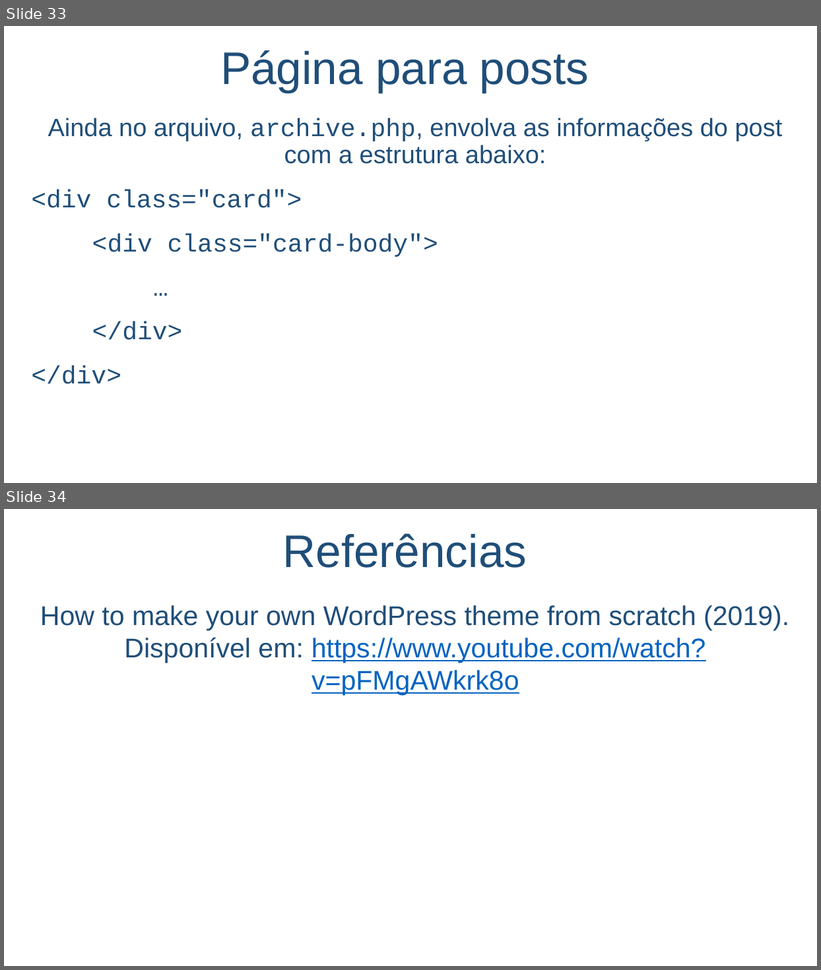
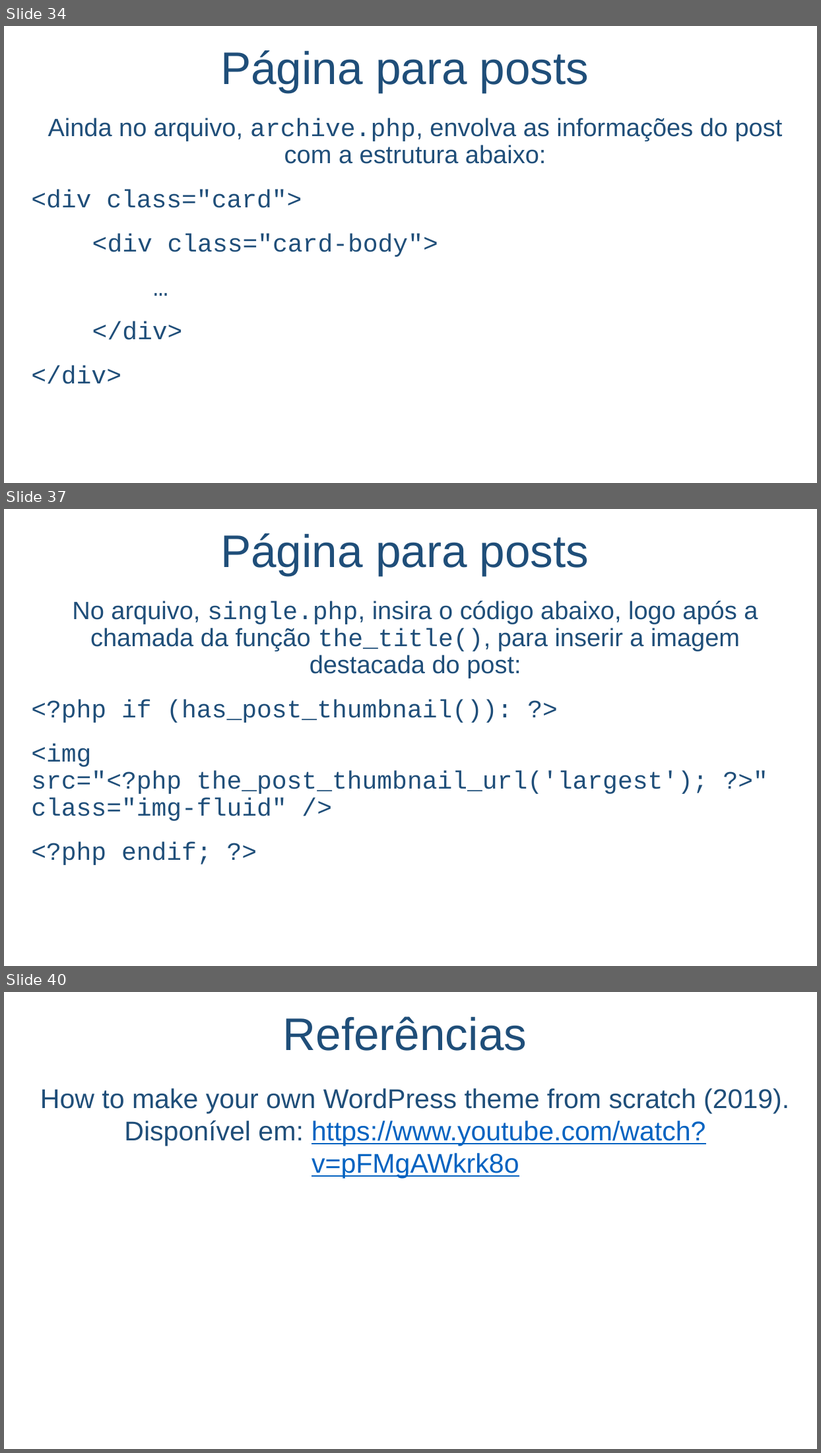
Before and after one commit to salmo-jr/public-slides, a slide deck: wordpress-como-criar-um-novo-tema.pptx. Shown one above the other, each under a label of ours: slides 33 and 34 before the commit, slides 34, 37 and 40 after it; the slides between them are not shown. The pictures are 821x970 and 821x1453 pixels, drawn with LibreOffice and Linux fonts; fonts in the diff are those of the drawing; background and template pictures are left out. Boxes give left, top, right and bottom in pixels: in the first picture for what was removed or moved away, otherwise in the second. Text is boxed around its words. In the diff, an @@ line names an element or a change of style, - is before the commit and + after.

```diff
--- a/wordpress-como-criar-um-novo-tema.pptx
+++ b/wordpress-como-criar-um-novo-tema.pptx
@@ slide 37 added at box(4, 509, 817, 966), background picture (left out) @@
@@ title added at box(220, 533, 589, 576), 54 pt, text #1F4E79 @@
+Página para posts
@@ text added at box(31, 601, 758, 865), 29.6 pt, text #1F4E79 @@
+No arquivo, single.php, insira o código abaixo, logo após a chamada da função the_title(), para inserir a imagem destacada do post:
+<?php if (has_post_thumbnail()): ?>
+<img
+src="<?php the_post_thumbnail_url('largest'); ?>"
+class="img-fluid" />
+<?php endif; ?>
@@ what was slide 33 is now slide 34 @@
@@ what was slide 34 is now slide 40 @@
```
Also in this commit, not shown: 8 slides changed, 5 other slides added.
